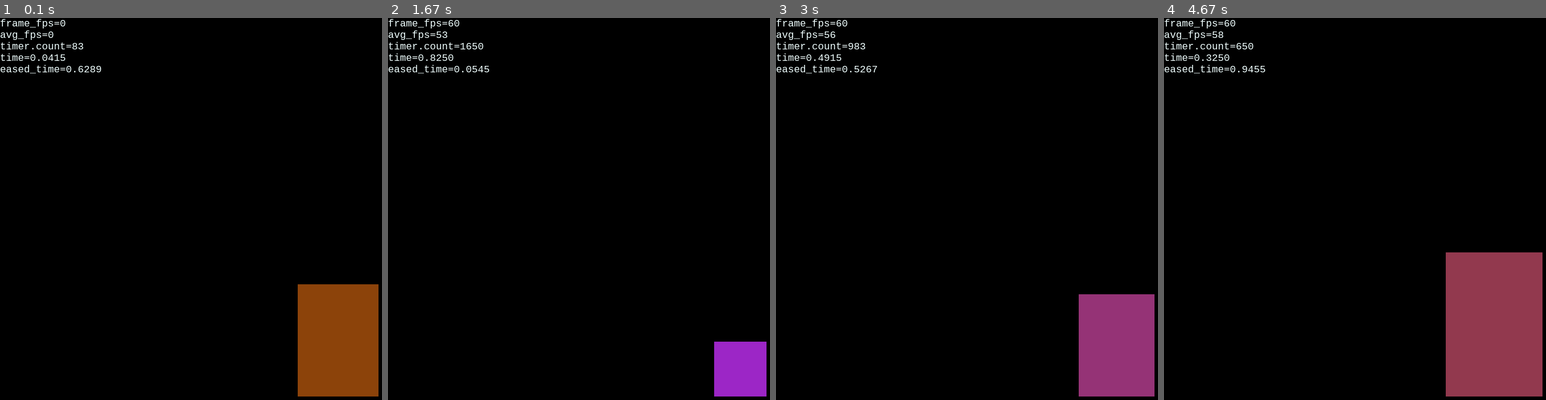
Above: before the commit, frames 1-4 (left to right).
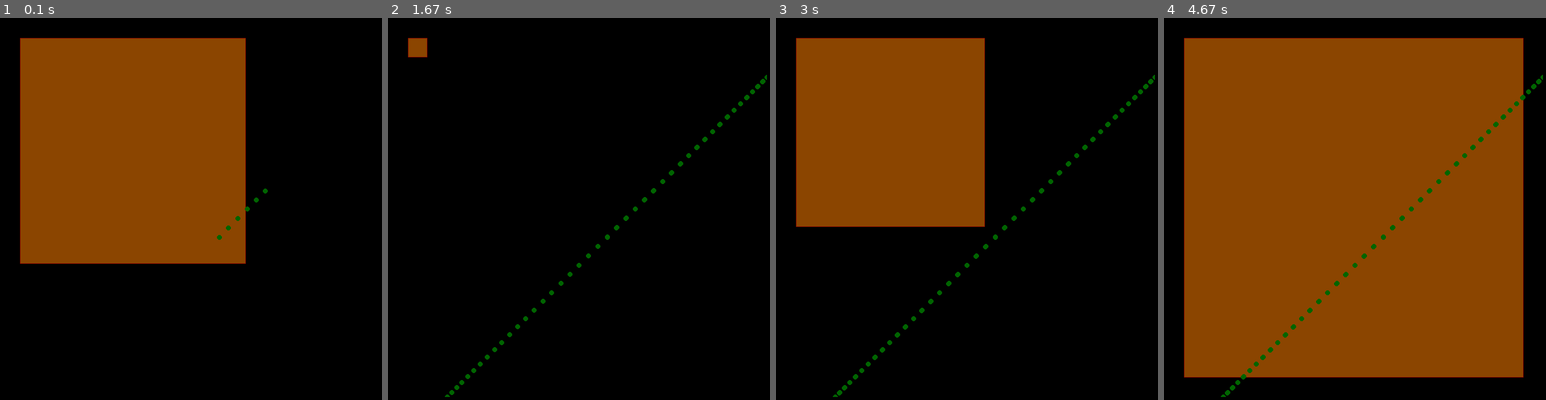
Above: after the commit, the same moments.

Repository: hitbox/scratch
Game: pygame game, started from pygame/animate2.py
The game is run twice, just before and just after one commit, with the same random seed, the same clock (stepped at 60 frames per second) and the same inputs.
Inputs:
- Up to frame 1 (0.1 s): no input
- Up to frame 2 (1.67 s): tap Enter at 0.33 s
- Up to frame 3 (3 s): no input
- Up to frame 4 (4.67 s): no input

The runs differ from the first frame. In frame 1, 42% of the frame differs, in the area x 0-100%, y 0-100%; in frame 2, 3.5%; in frame 3, 31%; in frame 4, 82%.

Commit message:
pygame/animate2.py
- another demo loop
- playing with bezier easing

Diff:
--- a/pygame/animate2.py
+++ b/pygame/animate2.py
@@ -19,6 +19,33 @@
     def normalized(self):
         return self.count / self.wrap
 
+
+def bezier(t, p0, p1, p2, p3):
+    """
+    Compute the Bezier value at time t using control points p0, p1, p2, p3.
+    """
+    t_squared = t*t
+    t_cubed = t*t*t
+    u = 1 - t
+    u_squared = u*u
+    u_cubed = u*u*u
+    x = (u_cubed * p0[0]
+         + 3 * u_squared * t * p1[0]
+         + 3 * u * t_squared * p2[0]
+         + t_cubed * p3[0])
+    y = (u_cubed * p0[1]
+         + 3 * u_squared * t * p1[1]
+         + 3 * u * t_squared * p2[1]
+         + t_cubed * p3[1])
+    return (x, y)
+
+def ease_in_out(t):
+    p0 = (0.0, 0.0)
+    p1 = (0.5 - 0.2, 0.0 - 1)
+    p2 = (0.5 + 0.2, 1.0 + 1)
+    p3 = (1.0, 1.0)
+    x, y = bezier(t, p0, p1, p2, p3)
+    return y
 
 def lerp_rects(time, r1, r2):
     x1, y1, w1, h1 = r1
@@ -66,14 +93,11 @@
         return 0.5 * bounce_ease_in(t * 2)
     return 0.5 * bounce_ease_out(t * 2 - 1) + 0.5
 
-def main(argv=None):
-    parser = pygamelib.command_line_parser()
-    parser.add_argument(
-        '--frames',
-        help = 'Directory containing animation frames.',
-    )
-    args = parser.parse_args(argv)
-
+def parametric(t, alpha=2):
+    t_squared = t * t
+    return  t_squared / (alpha * (t_squared - t) + 1)
+
+def run_original(args):
     framerate = args.framerate
     window = pygame.Rect((0,0), args.display_size)
     window_frame = window.inflate(-0.10 * window.width, -0.10 * window.height)
@@ -145,5 +169,68 @@
         #
         elapsed = clock.tick(framerate)
 
+def run_rect_grid(args):
+    framerate = args.framerate
+    window = pygame.Rect((0,0), args.display_size)
+
+    window_frame = window.inflate(-0.10 * window.width, -0.10 * window.height)
+    graph_frame = window_frame.copy()
+    graph_surf = pygame.Surface(graph_frame.size, pygame.SRCALPHA)
+
+    nx = 1
+    ny = 1
+    rect_width = window_frame.width // nx
+    rect_height = window_frame.height // ny
+    xs = list(range(window_frame.x, window_frame.right, rect_width))
+    ys = list(range(window_frame.y, window_frame.bottom, rect_height))
+    rects = [pygame.Rect(x, y, 0, 0) for x in xs for y in ys]
+
+    clock = pygame.time.Clock()
+    time = Timer(wrap=2000)
+
+    def _get_time():
+        return sine_easing(time.normalized())
+
+    screen = pygame.display.set_mode(window.size)
+    running = True
+    while running:
+        for event in pygame.event.get():
+            if event.type == pygame.QUIT:
+                running = False
+            elif event.type == pygame.KEYDOWN:
+                if event.key in (pygame.K_ESCAPE, pygame.K_q):
+                    pygamelib.post_quit()
+        screen.fill('black')
+        _time = _get_time()
+        # update rect sizes and draw
+        for rect in rects:
+            rect.width = pygamelib.lerp(_time, 0, rect_width)
+            rect.height = pygamelib.lerp(_time, 0, rect_height)
+            _rect = rect.copy()
+            _rect.normalize()
+            pygame.draw.rect(screen, 'darkorange4', _rect, 0)
+            pygame.draw.rect(screen, 'darkred', _rect, 1)
+        # draw time graph
+        # TODO
+        # - fix plot coming out linear
+        # - also need bigger surface to plot past zero and one
+        graph_x = pygamelib.lerp(_time, graph_frame.left, graph_frame.right)
+        graph_y = pygamelib.lerp(_time, graph_frame.bottom, graph_frame.top)
+        pygame.draw.circle(graph_surf, 'darkgreen', (graph_x, graph_y), 5)
+        screen.blit(graph_surf, graph_frame)
+        pygame.display.flip()
+        # update clock and timer
+        elapsed = clock.tick(framerate)
+        time.update(elapsed)
+
+def main(argv=None):
+    parser = pygamelib.command_line_parser()
+    parser.add_argument(
+        '--frames',
+        help = 'Directory containing animation frames.',
+    )
+    args = parser.parse_args(argv)
+    run_rect_grid(args)
+
 if __name__ == '__main__':
     main()
